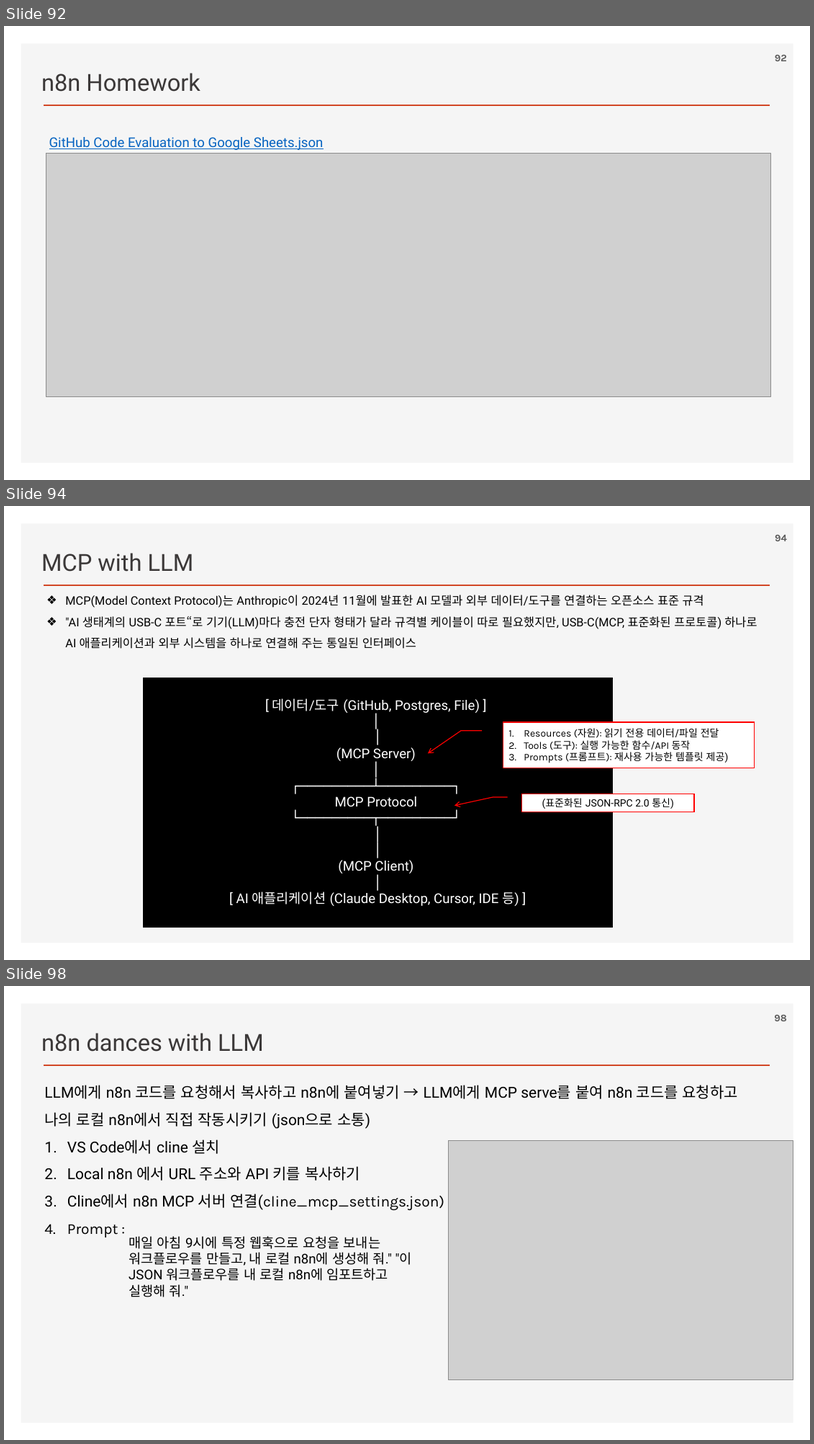
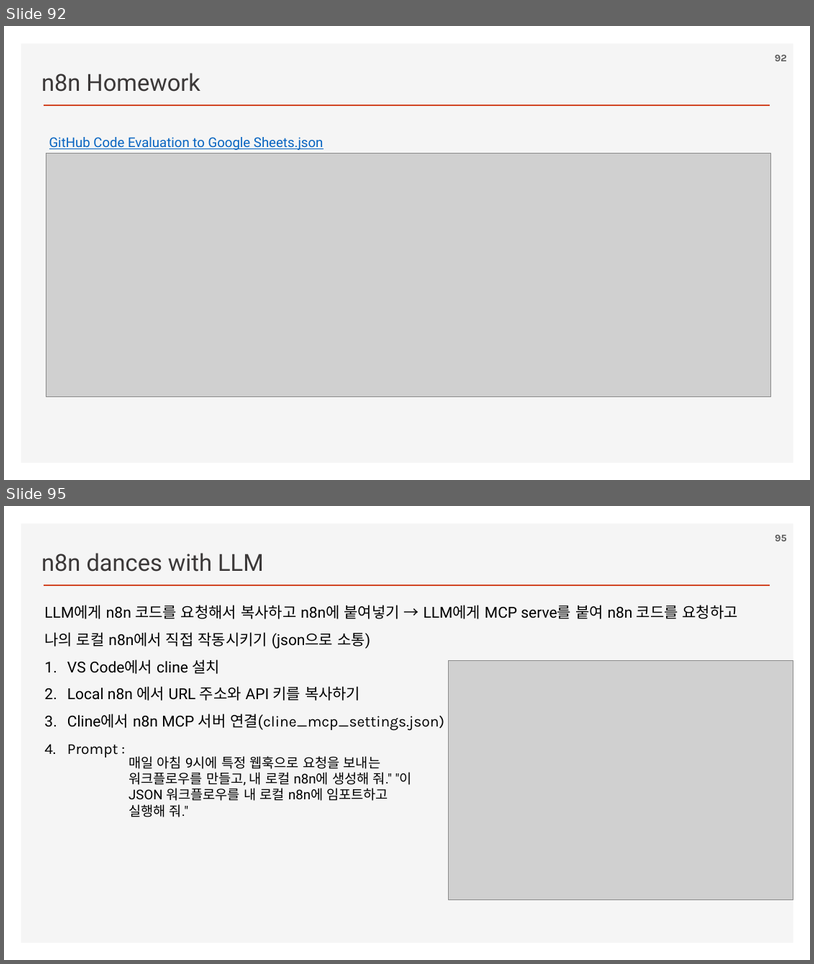
Before and after one commit to ancestor9/2026_Fall_AI-Workflow, a slide deck: PPTs/04_AI Workflow_n8n.pptx. Shown one above the other, each under a label of ours: slides 92, 94 and 98 before the commit, slides 92 and 95 after it; the slides between them are not shown. The pictures are 814x1444 and 814x964 pixels, drawn with LibreOffice and Linux fonts; fonts in the diff are those of the drawing; grey boxes stand for pictures; background and template pictures are left out. Boxes give left, top, right and bottom in pixels: in the first picture for what was removed or moved away, otherwise in the second. Text is boxed around its words. In the diff, an @@ line names an element or a change of style, - is before the commit and + after.

```diff
--- a/PPTs/04_AI Workflow_n8n.pptx
+++ b/PPTs/04_AI Workflow_n8n.pptx
@@ slide 94 removed at (4, 506, 810, 960), background #FFFFFF; not listed: 2 template elements that a slide beside it also shows @@
@@ page number removed at (775, 535, 787, 541) @@
-94
@@ text removed at (41, 553, 194, 572) @@
-MCP with LLM
@@ text removed at (65, 595, 757, 649) @@
-❖ MCP(Model Context Protocol)는 Anthropic이 2024년 11월에 발표한 AI 모델과 외부 데이터/도구를 연결하는 오픈소스 표준 규격
-❖ "AI 생태계의 USB-C 포트“로 기기(LLM)마다 충전 단자 형태가 달라 규격별 케이블이 따로 필요했지만, USB-C(MCP, 표준화된 프로토콜) 하나로 AI 애플리케이션과 외부 시스템을 하나로 연결해 주는 통일된 인터페이스
@@ rectangle removed at (142, 677, 613, 928) @@
-[ 데이터/도구 (GitHub, Postgres, File) ]
-│
-│
-(MCP Server)
-│
-┌─────────┴─────────┐
-MCP Protocol
-└─────────┬─────────┘
-│
-│
-(MCP Client)
-│
-[ AI 애플리케이션 (Claude Desktop, Cursor, IDE 등) ]
@@ border callout removed at (503, 722, 755, 767) @@
-1. Resources (자원): 읽기 전용 데이터/파일 전달
-2. Tools (도구): 실행 가능한 함수/API 동작
-3. Prompts (프롬프트): 재사용 가능한 템플릿 제공)
@@ border callout removed at (522, 793, 695, 811) @@
-(표준화된 JSON-RPC 2.0 통신)
@@ what was slide 98 is now slide 95 @@
@@ page number at (775, 535, 787, 541): text changed @@
-98
+95
```
Also in this commit, not shown: 4 slides changed, 2 other slides removed.
